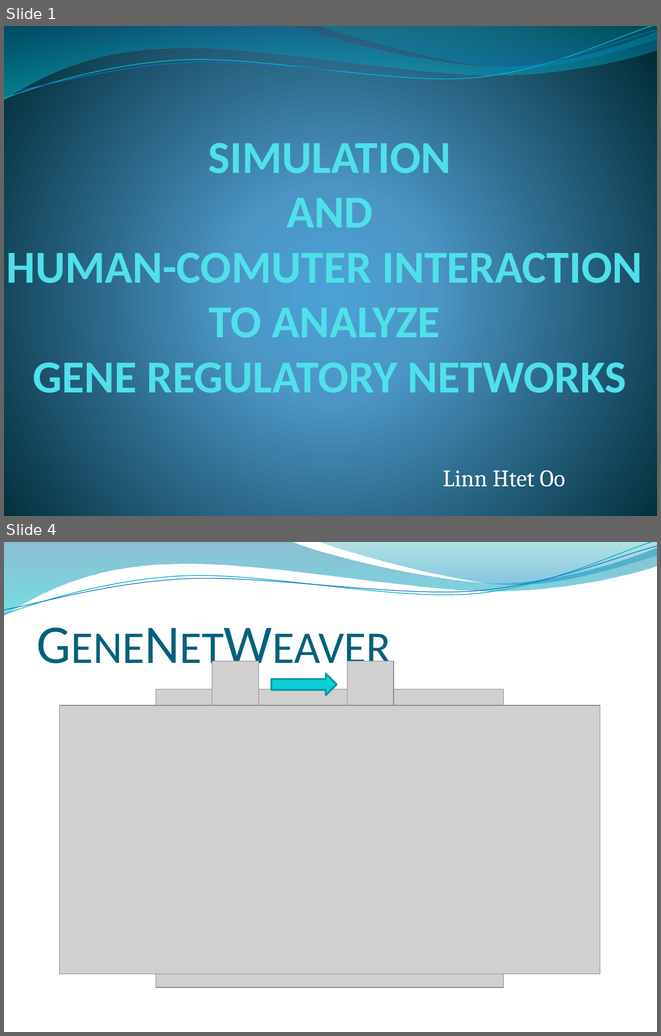
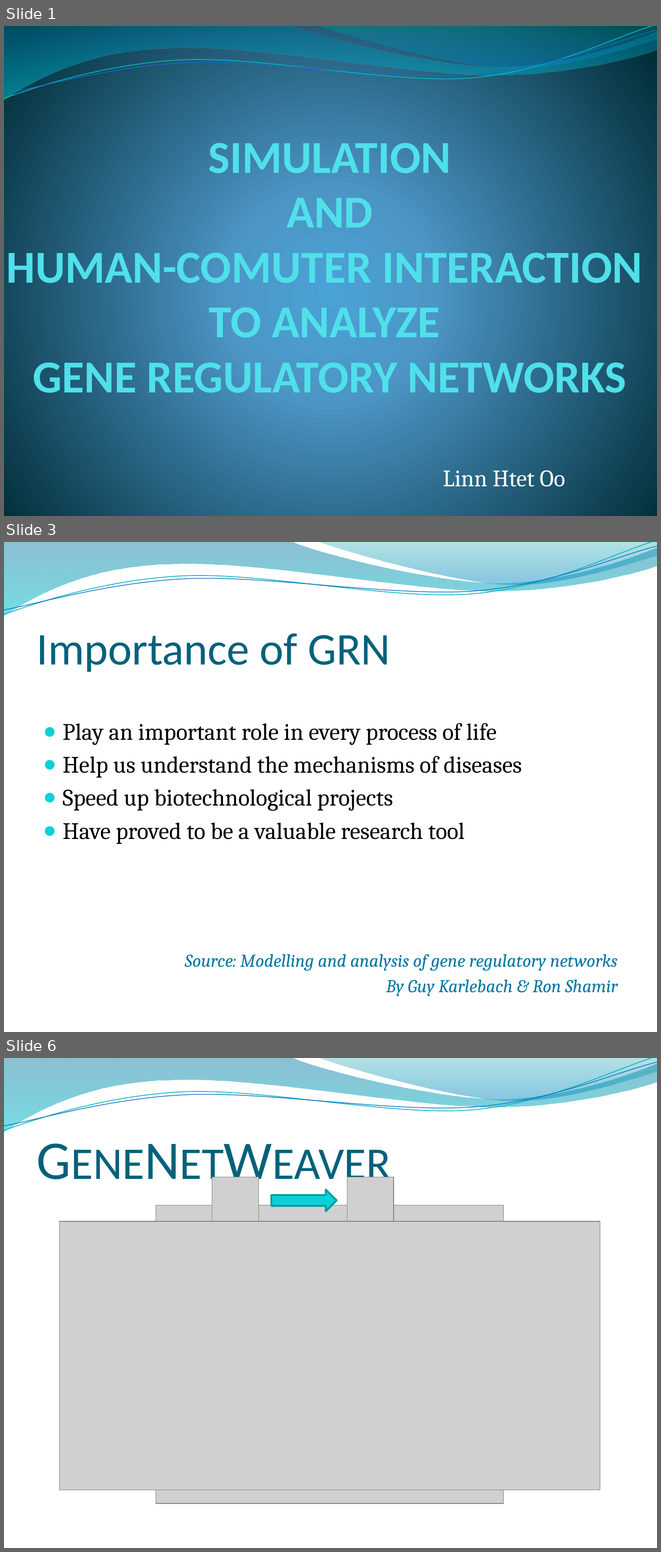
Before and after one commit to linn24/FYP, a slide deck: Documentation/FYP_Oral.pptx. Shown one above the other, each under a label of ours: slides 1 and 4 before the commit, slides 1, 3 and 6 after it; the slides between them are not shown. The pictures are 661x1036 and 661x1552 pixels, drawn with LibreOffice and Linux fonts; fonts in the diff are those of the drawing; grey boxes stand for pictures; background and template pictures are left out. Boxes give left, top, right and bottom in pixels: in the first picture for what was removed or moved away, otherwise in the second. Text is boxed around its words. In the diff, an @@ line names an element or a change of style, - is before the commit and + after.

Commit message:
added more contents
background info @2-3, how this contributes to related research area @8,
details of work @10-13, challenge @18, future improvement @21-22

```diff
--- a/Documentation/FYP_Oral.pptx
+++ b/Documentation/FYP_Oral.pptx
@@ slide 3 added at bbox=[4, 542, 657, 1032], background picture (left out); not listed: 4 template elements that a slide beside it also shows @@
@@ title added at bbox=[37, 633, 390, 672], 50 pt, text #04617B @@
+Importance of GRN
@@ text added at bbox=[63, 723, 618, 996], 26 pt, text #000000 @@
+● Play an important role in every process of life
+● Help us understand the mechanisms of diseases
+● Speed up biotechnological projects
+● Have proved to be a valuable research tool
+Source: Modelling and analysis of gene regulatory networks
+By Guy Karlebach & Ron Shamir
@@ what was slide 4 is now slide 6 @@
```
Also in this commit, not shown: 11 slides changed, 4 other slides added, 1 slide removed.
